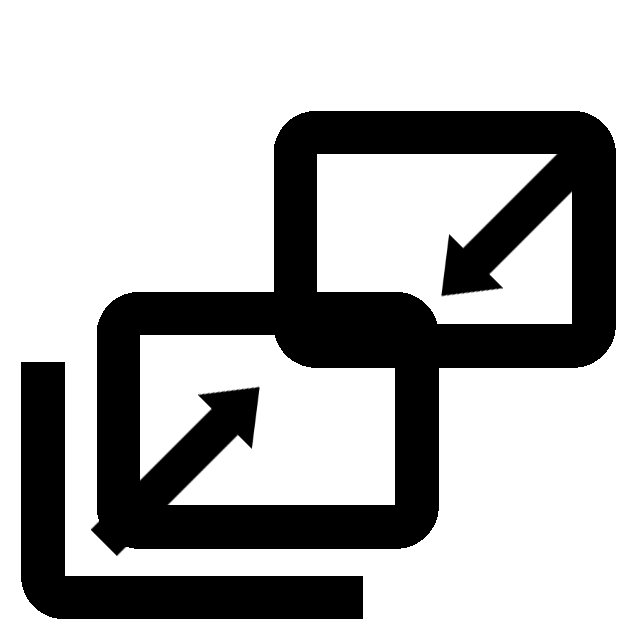
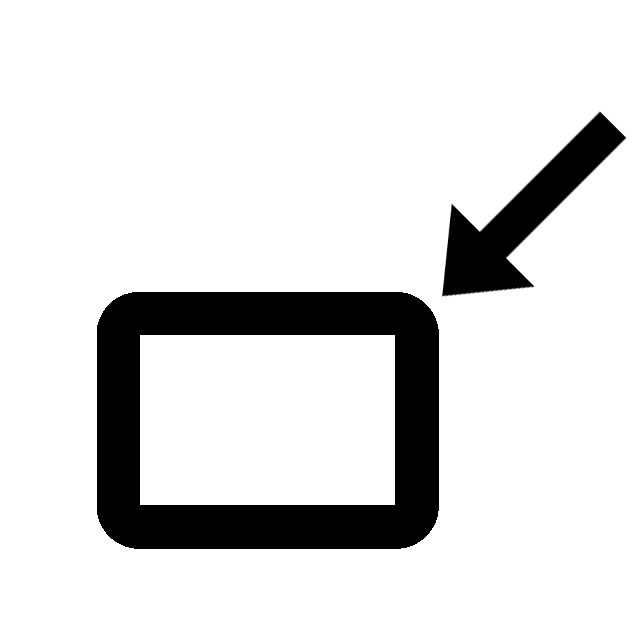
Two versions of the same layered image (637 × 637). Layer-by-layer changes:
painted on "Dock 2" over [440, 110, 626, 298]
hid "Undock 2", painted on it over [90, 386, 260, 557]
hid "Undock 1" over [274, 111, 616, 368]
hid "Bottom" over [21, 362, 363, 619]
